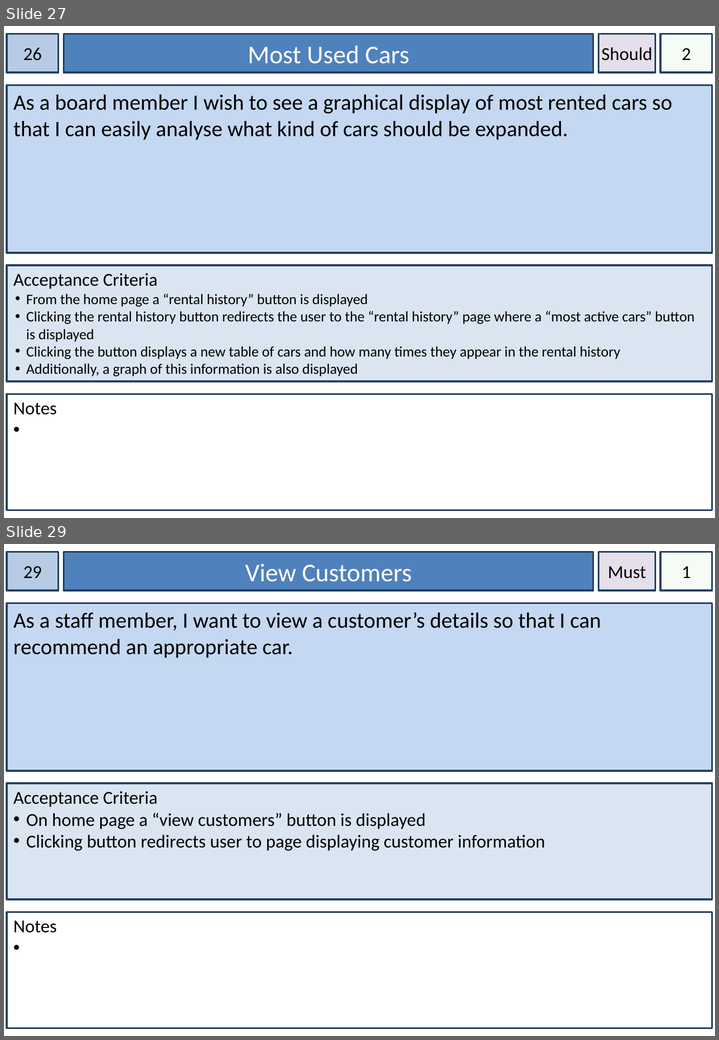
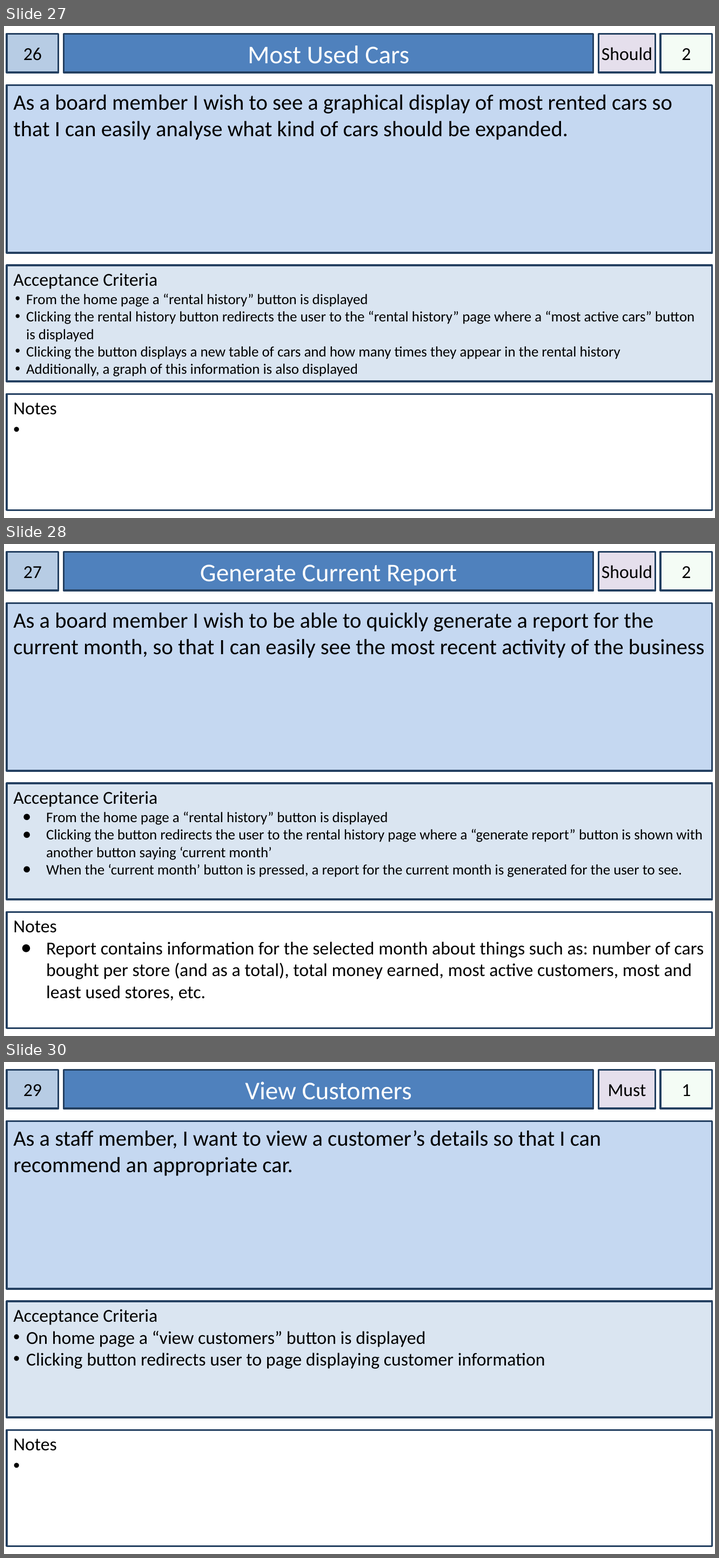
Before and after one commit to Azsorlex26/IFB299-Vroom-x3-Car-Rentals, a slide deck: User Story Cards.pptx. Shown one above the other, each under a label of ours: slides 27 and 29 before the commit, slides 27, 28 and 30 after it; the slides between them are not shown. The pictures are 719x1040 and 719x1558 pixels, drawn with LibreOffice and Linux fonts; fonts in the diff are those of the drawing. Boxes give left, top, right and bottom in pixels: in the first picture for what was removed or moved away, otherwise in the second. Text is boxed around its words. In the diff, an @@ line names an element or a change of style, - is before the commit and + after.

Commit message:
Minor Fixes
Fixed rounding error in report. Updated Sprint and Release Plan and
Story Cards to include new features. Added unit testing for report.

```diff
--- a/User Story Cards.pptx
+++ b/User Story Cards.pptx
@@ slide 28 added at (4,544,715,1036), background #FFFFFF @@
@@ rectangle added at (7,552,59,590), fill #B7CCE4, outline #244061 2 pt, 20 pt, text #000000 @@
+27
@@ rectangle added at (64,552,593,590), fill #4F81BD, outline #244061 2 pt, 28 pt, text #FFFFFF @@
+Generate Current Report
@@ rectangle added at (599,552,656,590), fill #E5DFEC, outline #244061 2 pt, 20 pt, text #000000 @@
+Should
@@ rectangle added at (660,552,712,590), fill #CCF0CD at 20% opacity, outline #244061 2 pt, 20 pt, text #000000 @@
+2
@@ rectangle added at (7,603,712,771), fill #C5D8F1, outline #244061 2 pt, 24 pt, text #000000 @@
+As a board member I wish to be able to quickly generate a report for the current month, so that I can easily see the most recent activity of the business
@@ rectangle added at (7,784,712,900), fill #DAE5F1, outline #244061 2 pt, 16 pt, text #000000 @@
+Acceptance Criteria
+● From the home page a “rental history” button is displayed
+● Clicking the button redirects the user to the rental history page where a “generate report” button is shown with another button saying ‘current month’
+● When the ‘current month’ button is pressed, a report for the current month is generated for the user to see.
@@ rectangle added at (7,912,712,1028), fill #FFFFFF, outline #244061 2 pt, 20 pt, text #000000 @@
+Notes
+● Report contains information for the selected month about things such as: number of cars bought per store (and as a total), total money earned, most active customers, most and least used stores, etc.
@@ what was slide 29 is now slide 30 @@
```
Also in this commit, not shown: 1 slide changed, 2 other slides added, 3 other files.
